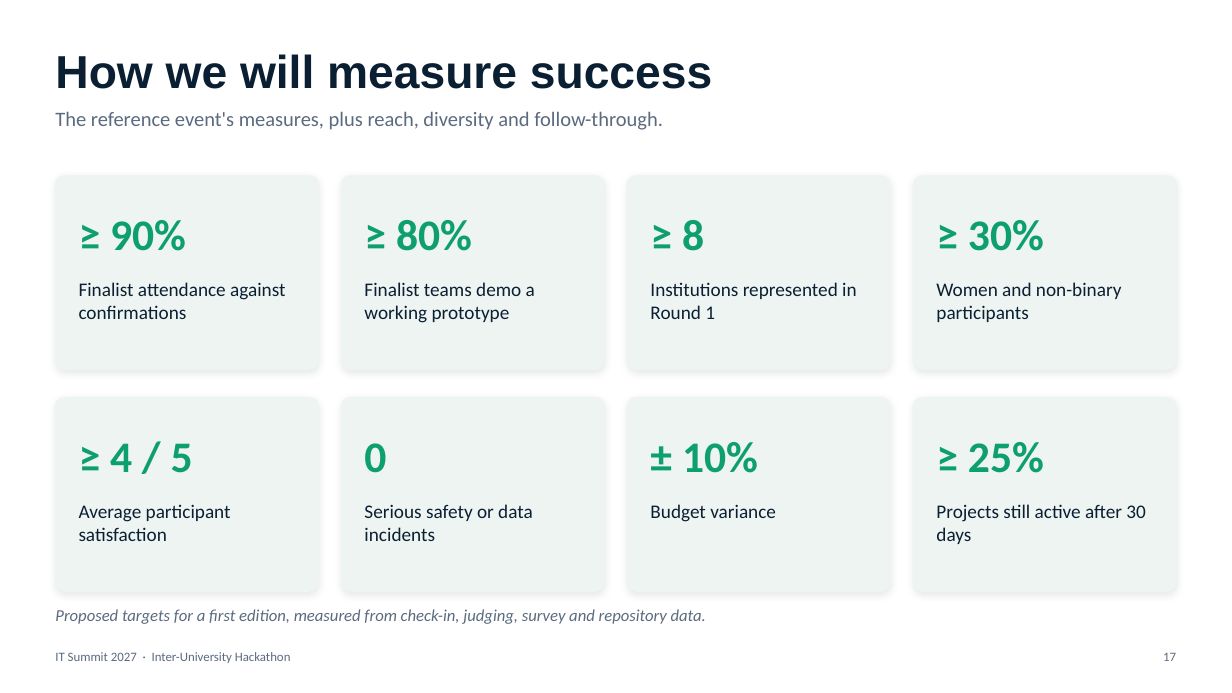
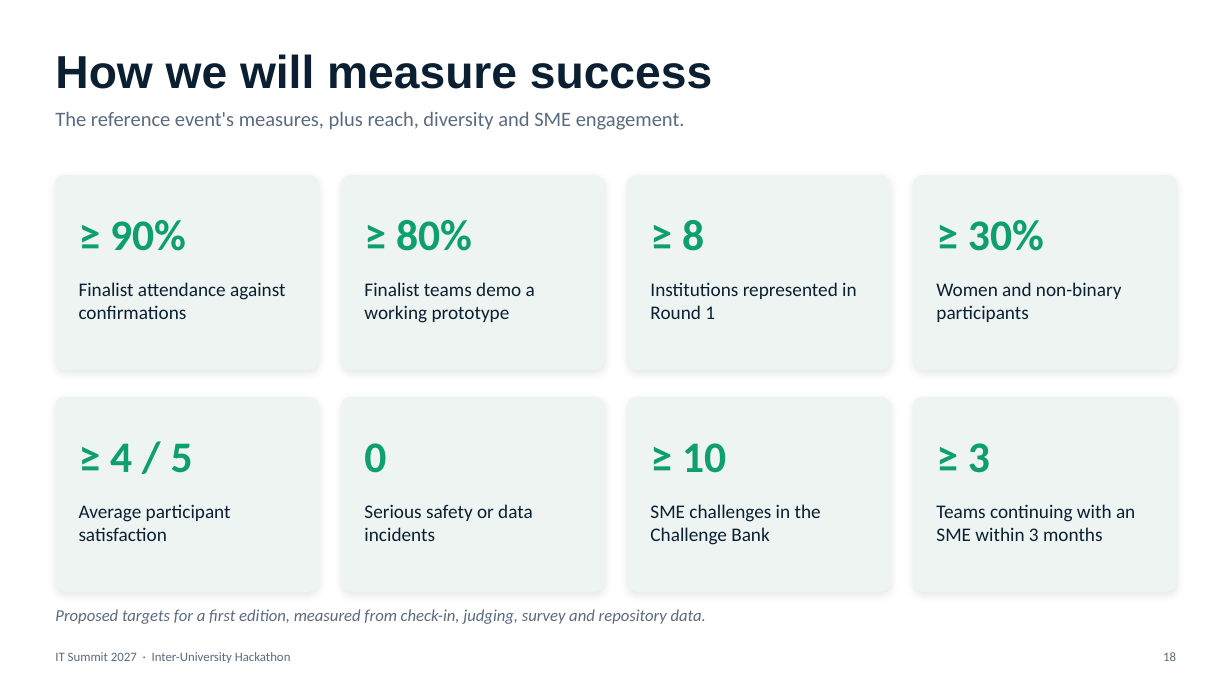
Before and after one commit to behlmohit30-pixel/ckaPrep01, a slide deck: slide 18 of it-summit-2027/IT_Summit_2027_Hackathon_Proposal.pptx (slide 17 before the commit). Drawn at 1232x693 pixels with LibreOffice and Linux fonts; fonts in the diff are those of the drawing. Boxes give left, top, right and bottom in pixels: in the first picture for what was removed or moved away, otherwise in the second. Text is boxed around its words. In the diff, an @@ line names an element or a change of style, - is before the commit and + after.

```diff
--- a/it-summit-2027/IT_Summit_2027_Hackathon_Proposal.pptx
+++ b/it-summit-2027/IT_Summit_2027_Hackathon_Proposal.pptx
@@ text at [55, 111, 685, 130]: text changed @@
-The reference event's measures, plus reach, diversity and follow-through.
+The reference event's measures, plus reach, diversity and SME engagement.
@@ text at [682, 443, 726, 473]: text changed @@
-± 10%
+≥ 10
@@ text at [968, 443, 990, 473]: text changed @@
-≥ 25%
+≥ 3
@@ text at [650, 504, 821, 545]: text changed @@
-Budget variance
+SME challenges in the Challenge Bank
@@ text at [936, 504, 1135, 541]: text changed @@
-Projects still active after 30 days
+Teams continuing with an SME within 3 months
@@ page number at [1163, 652, 1176, 661]: text changed @@
-17
+18
```
Also in this commit, not shown: 11 other slides changed, 1 slide added, 5 other files.
